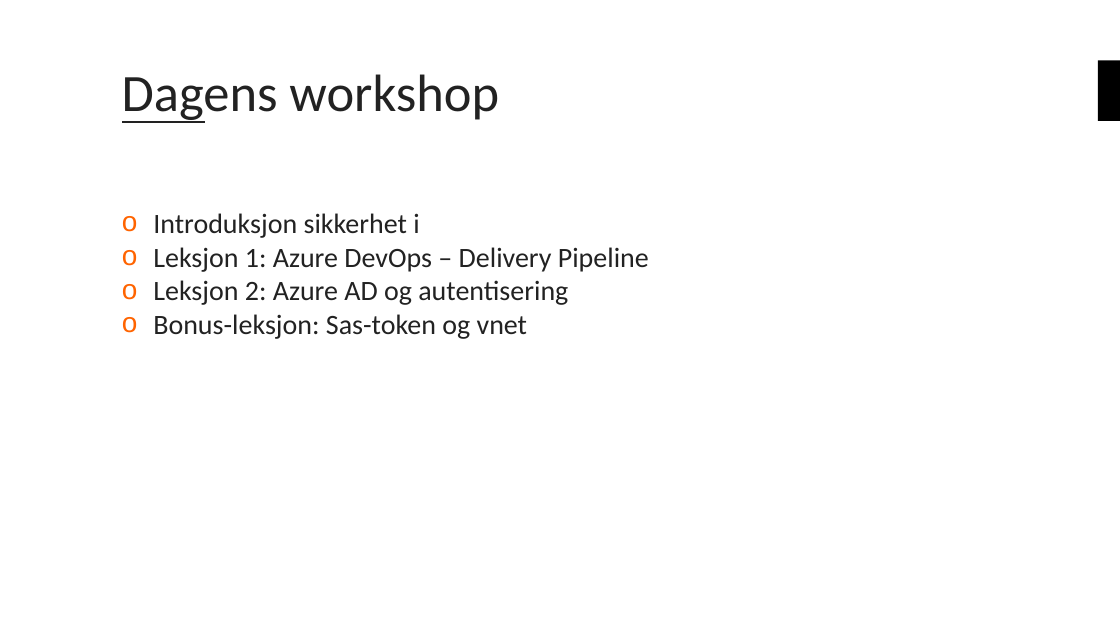
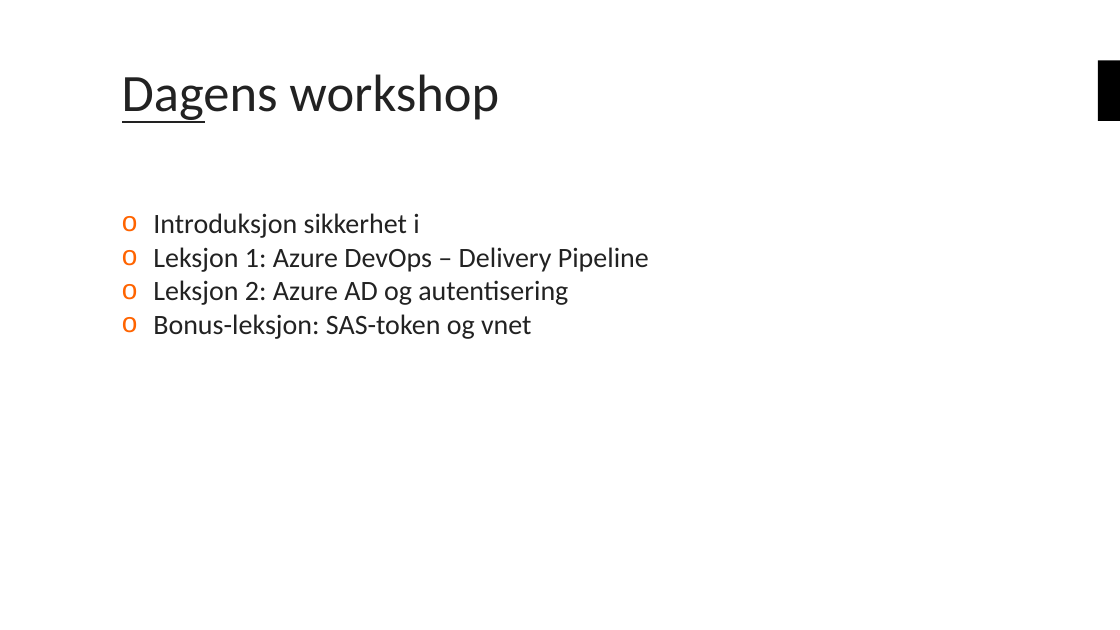
Before and after one commit to bouvet/azure-workshops, a slide deck: slide 4 of Workshop_3/Presentasjon/Azureskolen-Workshop#3.pptx. Drawn at 1120x630 pixels with LibreOffice and Linux fonts; fonts in the diff are those of the drawing; background and template pictures are left out. Boxes give left, top, right and bottom in pixels: in the first picture for what was removed or moved away, otherwise in the second. Text is boxed around its words. In the diff, an @@ line names an element or a change of style, - is before the commit and + after.

Commit message:
Updated draft on presentation

```diff
--- a/Workshop_3/Presentasjon/Azureskolen-Workshop#3.pptx
+++ b/Workshop_3/Presentasjon/Azureskolen-Workshop#3.pptx
@@ text at [153, 314, 532, 339]: text changed @@
-o Bonus-leksjon: Sas-token og vnet
+o Bonus-leksjon: SAS-token og vnet
```
Also in this commit, not shown: 1 other slide changed, 5 slides added.
